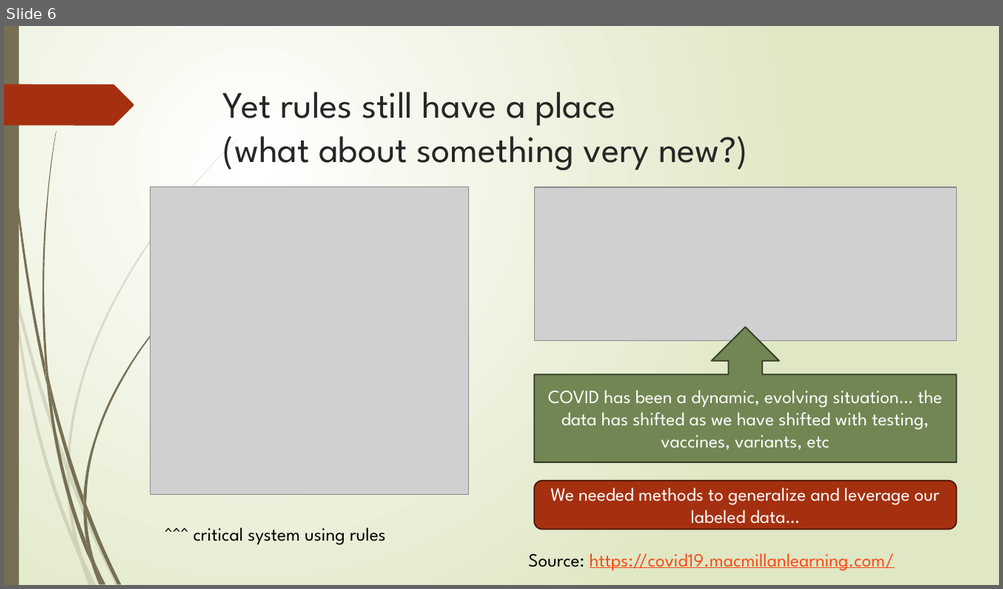
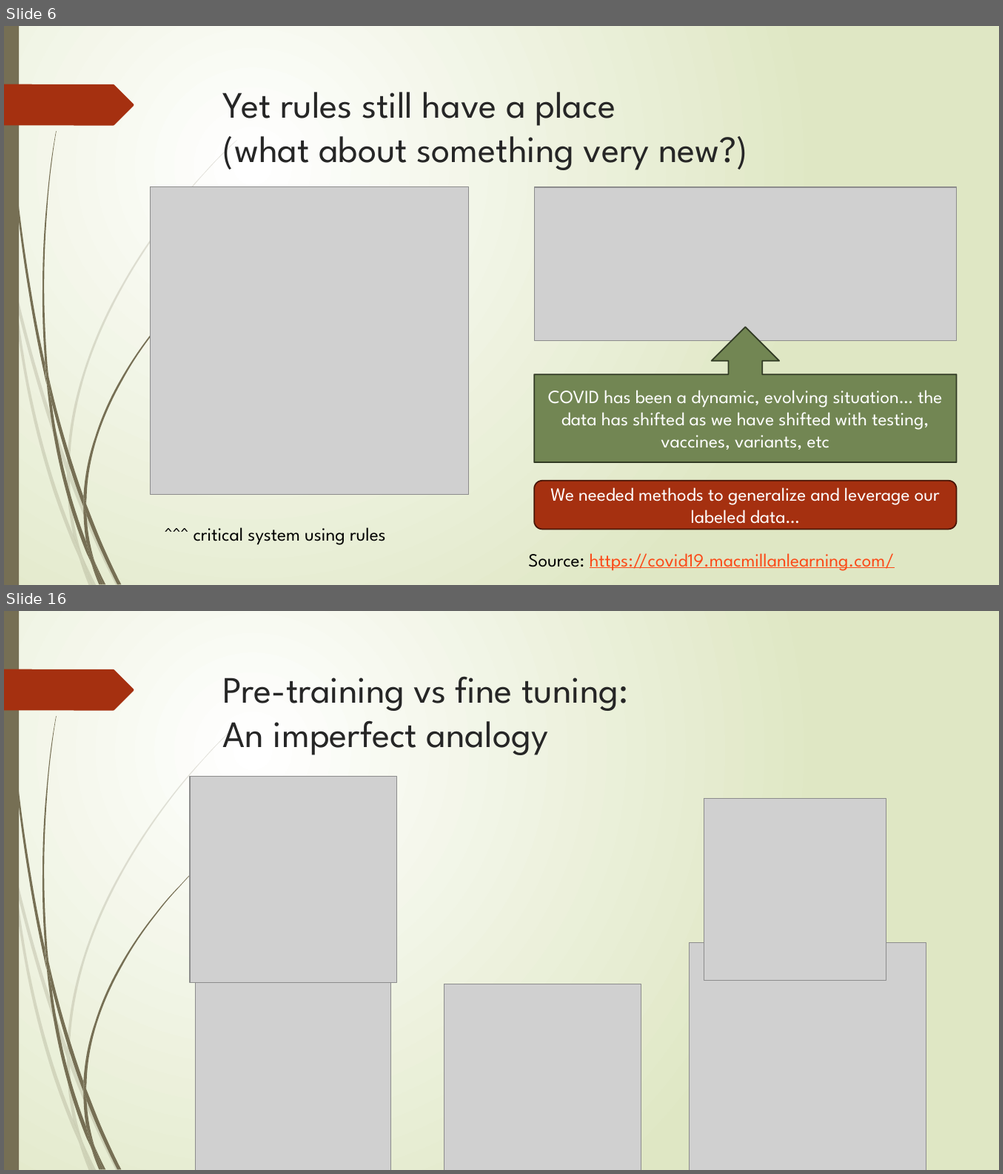
Before and after one commit to abchapman93/delphi-nlp-2024-dev, a slide deck: Slidedecks_ML/2024_Delphi_NLP_with_ML_Part_1.pptx. Shown one above the other, each under a label of ours: slide 6 before the commit, slides 6 and 16 after it; the slides between them are not shown. The pictures are 1003x589 and 1003x1174 pixels, drawn with LibreOffice and Linux fonts; fonts in the diff are those of the drawing; grey boxes stand for pictures. Boxes give left, top, right and bottom in pixels: in the first picture for what was removed or moved away, otherwise in the second. Text is boxed around its words. In the diff, an @@ line names an element or a change of style, - is before the commit and + after.

```diff
--- a/Slidedecks_ML/2024_Delphi_NLP_with_ML_Part_1.pptx
+++ b/Slidedecks_ML/2024_Delphi_NLP_with_ML_Part_1.pptx
@@ slide 16 added at (4, 611, 999, 1170), background gradient #FFFFFF to #DFE8C4; not listed: 24 template elements that a slide beside it also shows @@
@@ title added at (223, 676, 628, 755), 36 pt, text #262626 @@
+Pre-training vs fine tuning:
+An imperfect analogy
@@ picture added at (190, 777, 396, 983) @@
@@ picture added at (704, 799, 886, 981) @@
@@ picture added at (689, 943, 926, 1170) @@
@@ picture added at (195, 981, 390, 1170) @@
@@ picture added at (444, 985, 641, 1170) @@
```
Also in this commit, not shown: 1 slide changed, 13 other slides added.
